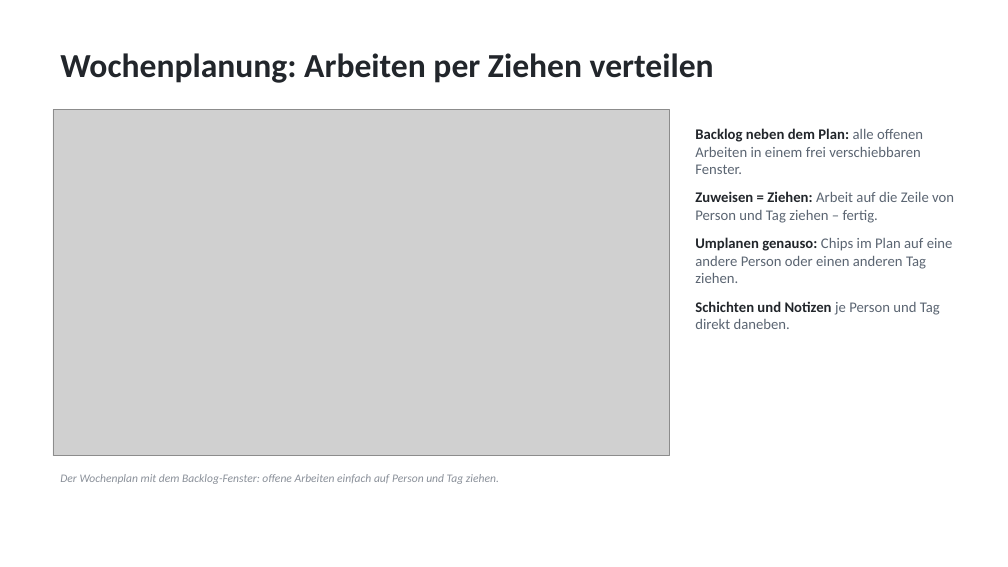
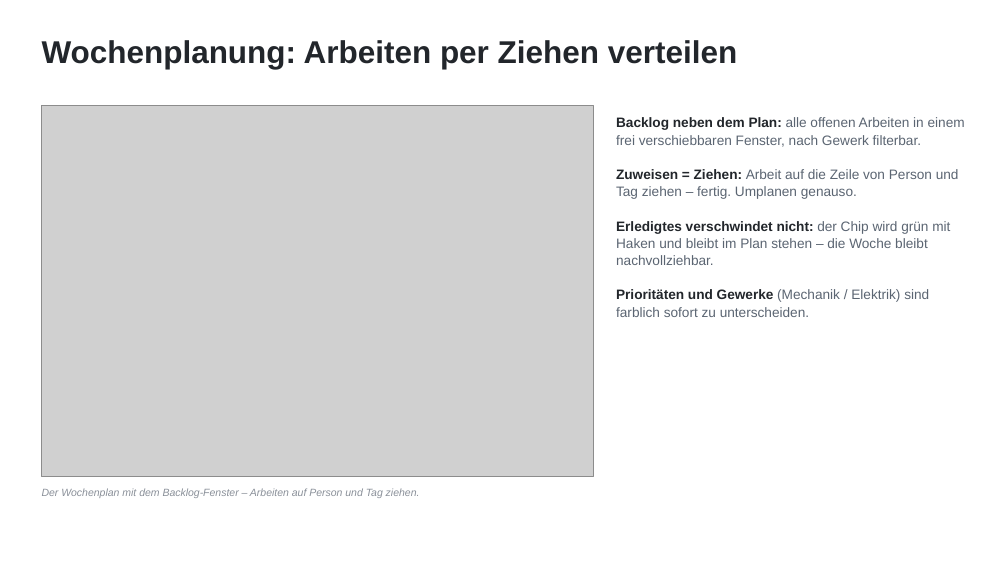
Before and after one commit to ciraciroberto90-debug/WerkstattKalender, a slide deck: slide 7 of doku/Werkstatt-Cockpit-Vorstellung.pptx (slide 5 before the commit). Drawn at 1008x567 pixels with LibreOffice and Linux fonts; fonts in the diff are those of the drawing; grey boxes stand for pictures. Boxes give left, top, right and bottom in pixels: in the first picture for what was removed or moved away, otherwise in the second. Text is boxed around its words. In the diff, an @@ line names an element or a change of style, - is before the commit and + after.

```diff
--- a/doku/Werkstatt-Cockpit-Vorstellung.pptx
+++ b/doku/Werkstatt-Cockpit-Vorstellung.pptx
@@ text "Wochenplanung: Arbeiten per Ziehen verteilen" moved from (x1=60, y1=53, x2=714, y2=83) to (x1=42, y1=40, x2=737, y2=69) @@
@@ text "Wochenplanung: Arbeiten per Ziehen verteilen" at (x1=42, y1=40, x2=737, y2=69): size 32 to 30 pt, font Calibri to Arial @@
@@ picture resized from (x1=53, y1=110, x2=669, y2=456) to (x1=42, y1=106, x2=594, y2=476) @@
@@ text at (x1=616, y1=117, x2=965, y2=317): text changed; size 14 to 13 pt; font Calibri to Arial @@
-• Backlog neben dem Plan: alle offenen Arbeiten in einem frei verschiebbaren Fenster.
-• Zuweisen = Ziehen: Arbeit auf die Zeile von Person und Tag ziehen – fertig.
-• Umplanen genauso: Chips im Plan auf eine andere Person oder einen anderen Tag ziehen.
-• Schichten und Notizen je Person und Tag direkt daneben.
+Backlog neben dem Plan: alle offenen Arbeiten in einem frei verschiebbaren Fenster, nach Gewerk filterbar.
+Zuweisen = Ziehen: Arbeit auf die Zeile von Person und Tag ziehen – fertig. Umplanen genauso.
+Erledigtes verschwindet nicht: der Chip wird grün mit Haken und bleibt im Plan stehen – die Woche bleibt nachvollziehbar.
+Prioritäten und Gewerke (Mechanik / Elektrik) sind farblich sofort zu unterscheiden.
@@ text at (x1=42, y1=488, x2=420, y2=498): text changed; size 11 to 10 pt; font Calibri to Arial @@
-Der Wochenplan mit dem Backlog-Fenster: offene Arbeiten einfach auf Person und Tag ziehen.
+Der Wochenplan mit dem Backlog-Fenster – Arbeiten auf Person und Tag ziehen.
```
Also in this commit, not shown: 5 other slides changed, 11 slides added, 5 slides removed, 7 other files.
